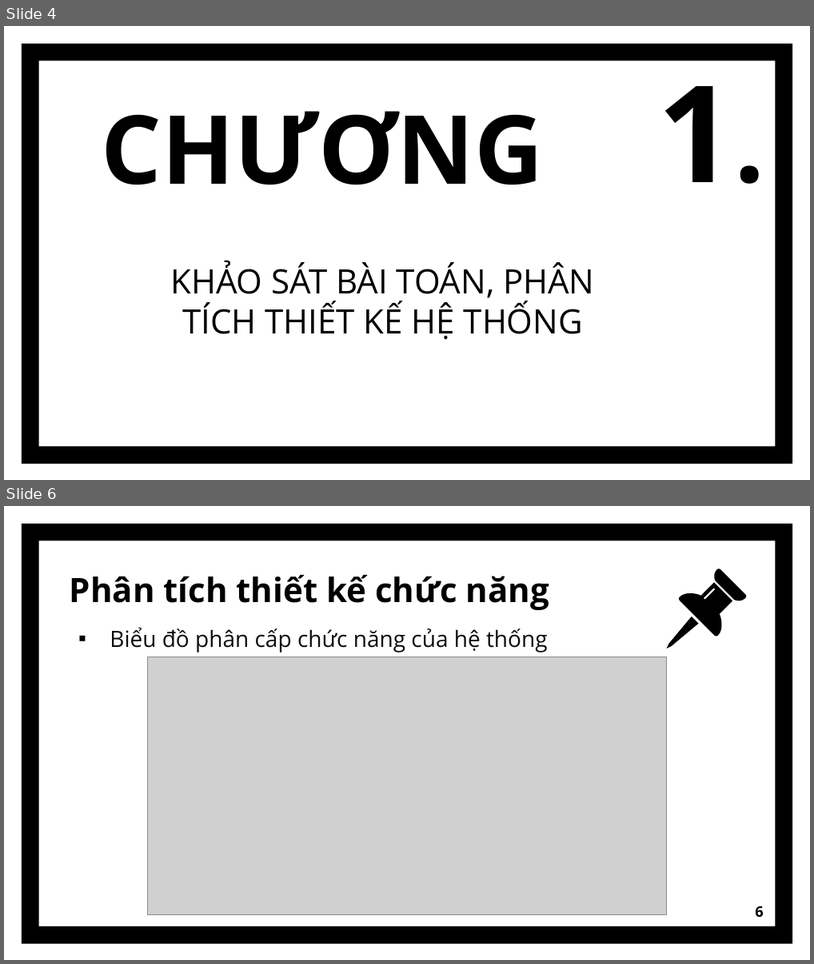
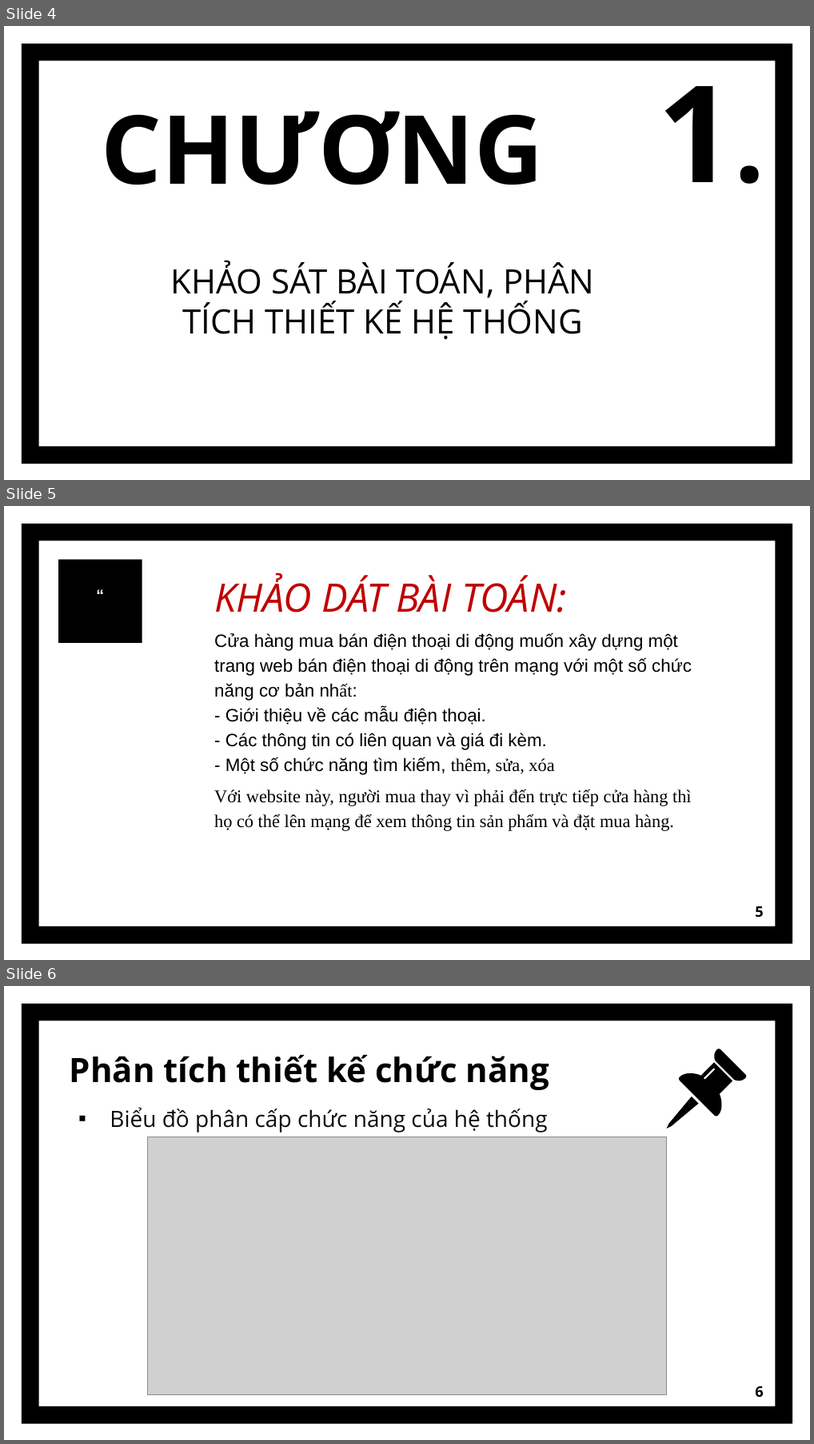
Before and after one commit to LinhChi610/PTLChi.BTL.226, a slide deck: SLIDE-HTQLBHDTDĐ.pptx. Shown one above the other, each under a label of ours: slides 4 and 6 before the commit, slides 4, 5 and 6 after it; the slides between them are not shown. The pictures are 814x964 and 814x1444 pixels, drawn with LibreOffice and Linux fonts; fonts in the diff are those of the drawing; grey boxes stand for pictures. Boxes give left, top, right and bottom in pixels: in the first picture for what was removed or moved away, otherwise in the second. Text is boxed around its words. In the diff, an @@ line names an element or a change of style, - is before the commit and + after.

```diff
--- a/SLIDE-HTQLBHDTDĐ.pptx
+++ b/SLIDE-HTQLBHDTDĐ.pptx
@@ slide 5 added at bbox=[4, 506, 810, 960], background #FFFFFF; not listed: 1 template element that a slide beside it also shows @@
@@ rectangle added at bbox=[59, 560, 142, 643], fill #000000 @@
@@ text added at bbox=[214, 575, 692, 831], 16 pt, text #000000 @@
+KHẢO DÁT BÀI TOÁN:
+Cửa hàng mua bán điện thoại di động muốn xây dựng một trang web bán điện thoại di động trên mạng với một số chức năng cơ bản nhất:
+- Giới thiệu về các mẫu điện thoại.
+- Các thông tin có liên quan và giá đi kèm.
+- Một số chức năng tìm kiếm, thêm, sửa, xóa
+Với website này, người mua thay vì phải đến trực tiếp cửa hàng thì họ có thể lên mạng để xem thông tin sản phẩm và đặt mua hàng.
@@ text added at bbox=[75, 581, 125, 620], 14 pt, text #FFFFFF, bold @@
+“
@@ page number added at bbox=[755, 906, 763, 916], 13 pt, text #000000, bold @@
+5
```
Also in this commit, not shown: 1 slide changed, 3 slides removed, 1 other file.
